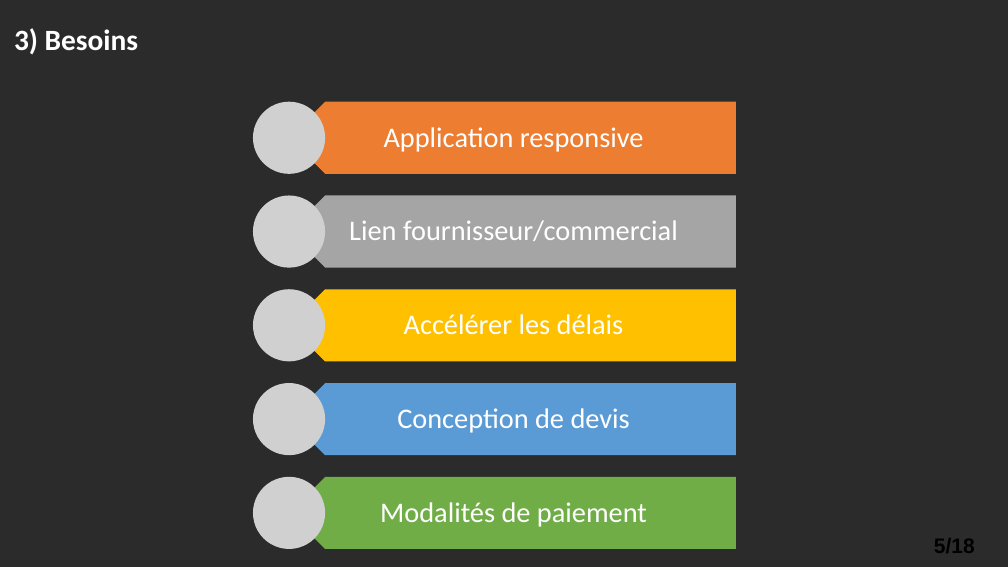
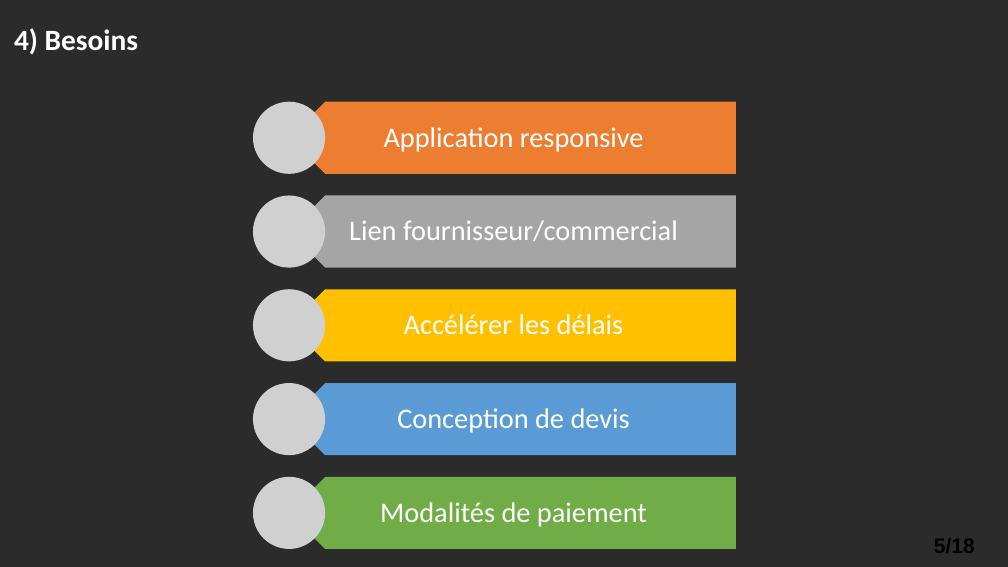
Before and after one commit to Sag64/PFR, a slide deck: slide 6 of Livrable1/Présentationpfr final.pptx (slide 5 before the commit). Drawn at 1008x567 pixels with LibreOffice and Linux fonts; fonts in the diff are those of the drawing; grey boxes stand for pictures; background and template pictures are left out; a plain dark background stands for a picture behind light text. Boxes give left, top, right and bottom in pixels: in the first picture for what was removed or moved away, otherwise in the second. Text is boxed around its words. In the diff, an @@ line names an element or a change of style, - is before the commit and + after.

```diff
--- a/Livrable1/Présentationpfr final.pptx
+++ b/Livrable1/Présentationpfr final.pptx
@@ text at bbox=[14, 28, 138, 54]: text changed @@
-3) Besoins
+4) Besoins
```
Also in this commit, not shown: 5 other slides changed.
